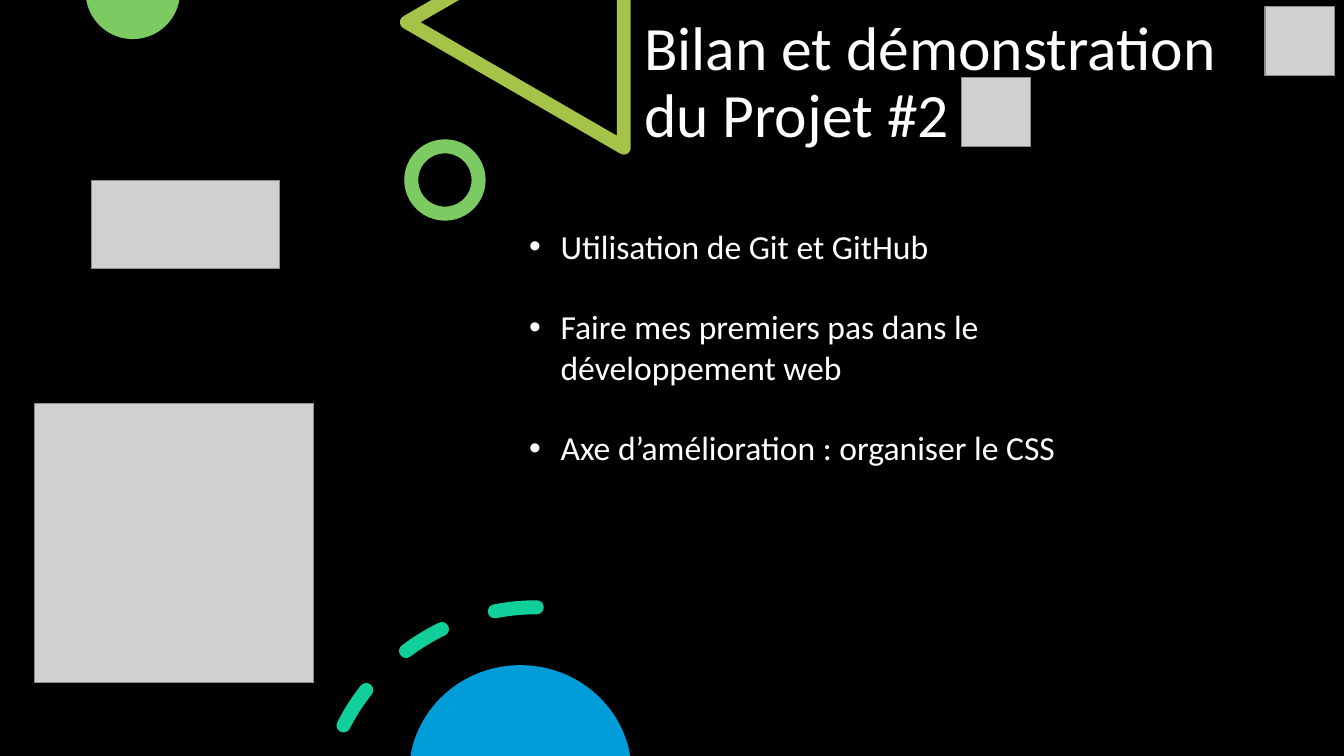
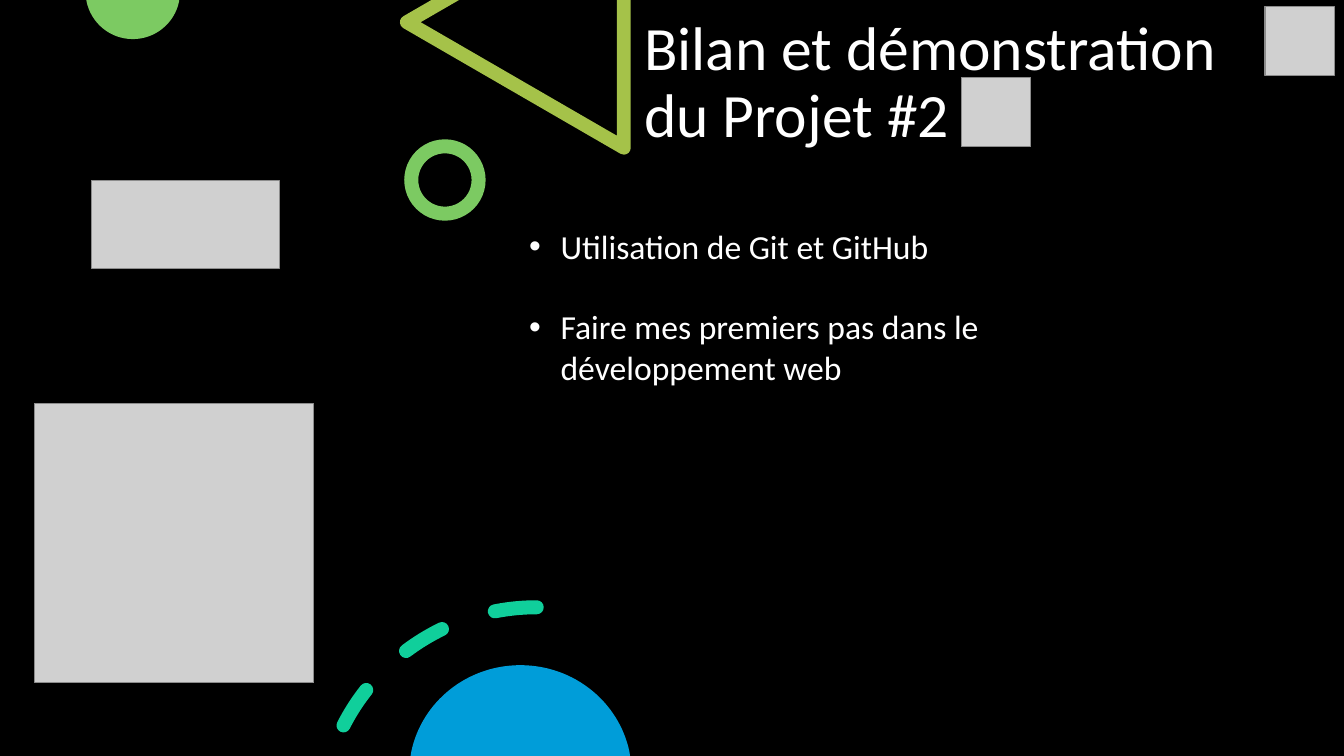
Before and after one commit to AminaZ-web/AminaZahid_2_27042021, a slide deck: slide 10 of AminaZahid_2_27042021/P2_03_support.pptx. Drawn at 1344x756 pixels with LibreOffice and Linux fonts; fonts in the diff are those of the drawing; grey boxes stand for pictures. Boxes give left, top, right and bottom in pixels: in the first picture for what was removed or moved away, otherwise in the second. Text is boxed around its words. In the diff, an @@ line names an element or a change of style, - is before the commit and + after.

```diff
--- a/AminaZahid_2_27042021/P2_03_support.pptx
+++ b/AminaZahid_2_27042021/P2_03_support.pptx
@@ text at [561,436,1055,466]: paragraph removed @@
-• Axe d’amélioration : organiser le CSS
```
Also in this commit, not shown: 1 other slide changed, 31 other files.
